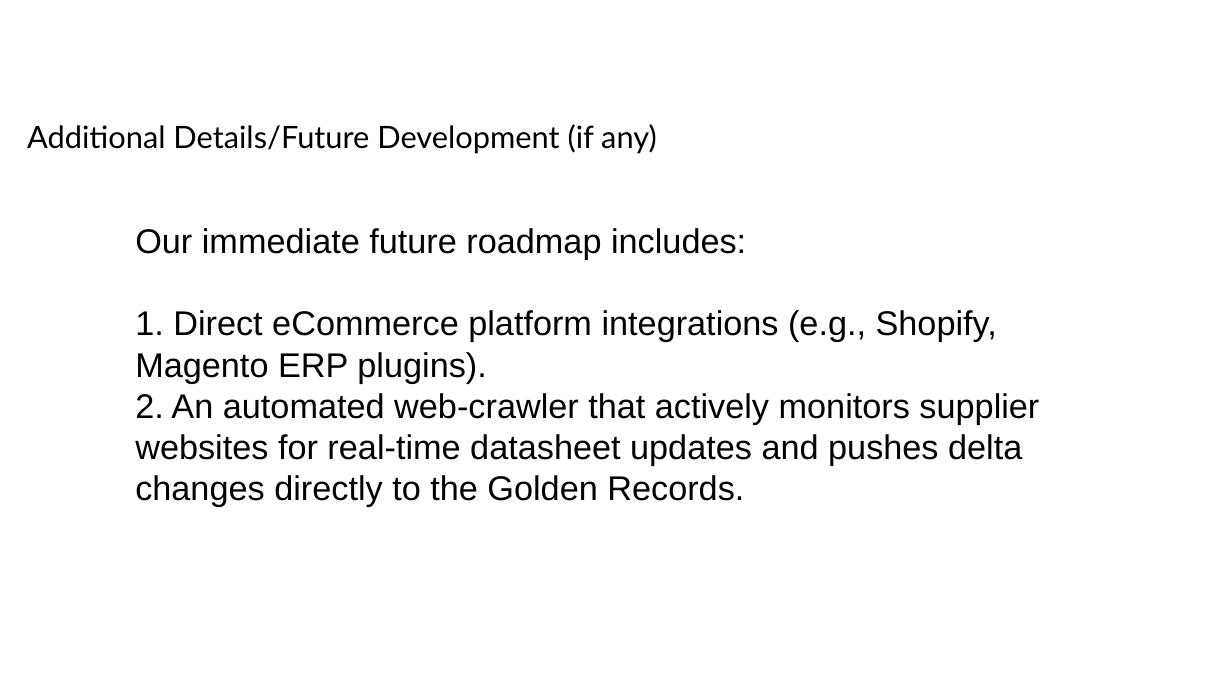
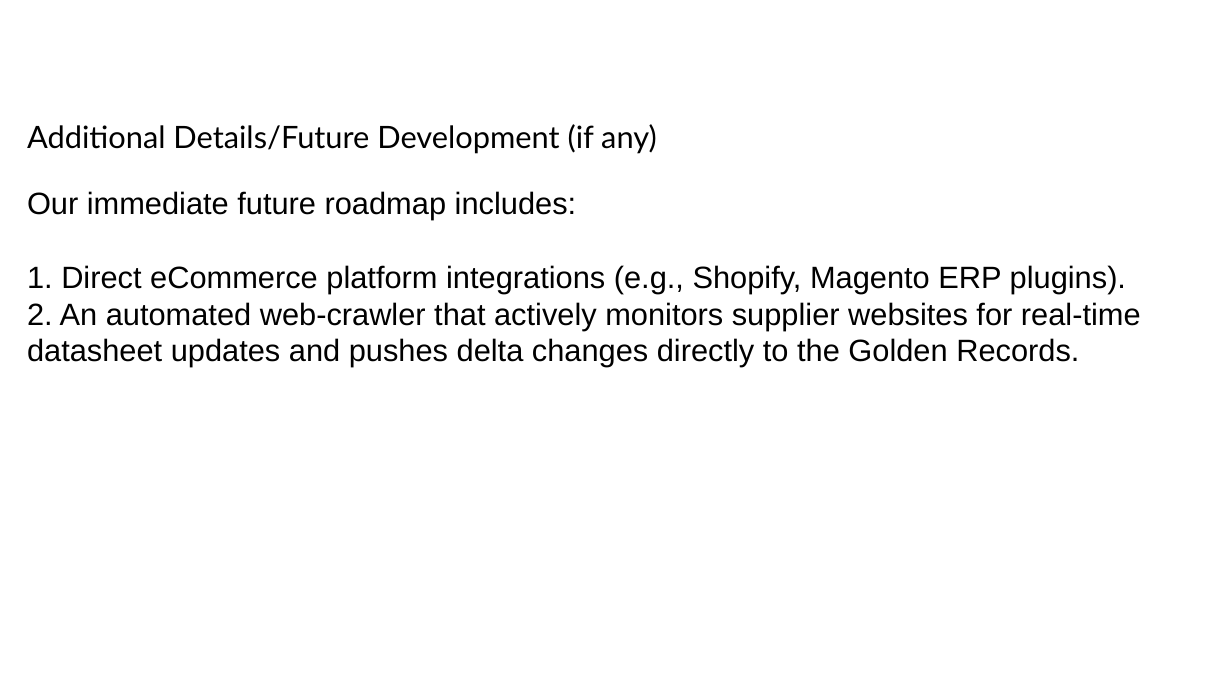
Before and after one commit to Abhi666-max/OmniSpec, a slide deck: slide 12 of Final_OmniSpec_Presentation.pptx. Drawn at 1232x693 pixels with LibreOffice and Linux fonts; fonts in the diff are those of the drawing; background and template pictures are left out. Boxes give left, top, right and bottom in pixels: in the first picture for what was removed or moved away, otherwise in the second. Text is boxed around its words. In the diff, an @@ line names an element or a change of style, - is before the commit and + after.

Commit message:
Fix presentation text overlap and image bounding boxes

```diff
--- a/Final_OmniSpec_Presentation.pptx
+++ b/Final_OmniSpec_Presentation.pptx
@@ text at (x1=27, y1=191, x2=1141, y2=367): paragraph added @@
+Our immediate future roadmap includes:
+1. Direct eCommerce platform integrations (e.g., Shopify, Magento ERP plugins).
+2. An automated web-crawler that actively monitors supplier websites for real-time datasheet updates and pushes delta changes directly to the Golden Records.
@@ text removed at (x1=135, y1=228, x2=1039, y2=506) @@
-Our immediate future roadmap includes:
-1. Direct eCommerce platform integrations (e.g., Shopify, Magento ERP plugins).
-2. An automated web-crawler that actively monitors supplier websites for real-time datasheet updates and pushes delta changes directly to the Golden Records.
```
Also in this commit, not shown: 12 other slides changed, 3 other files.
